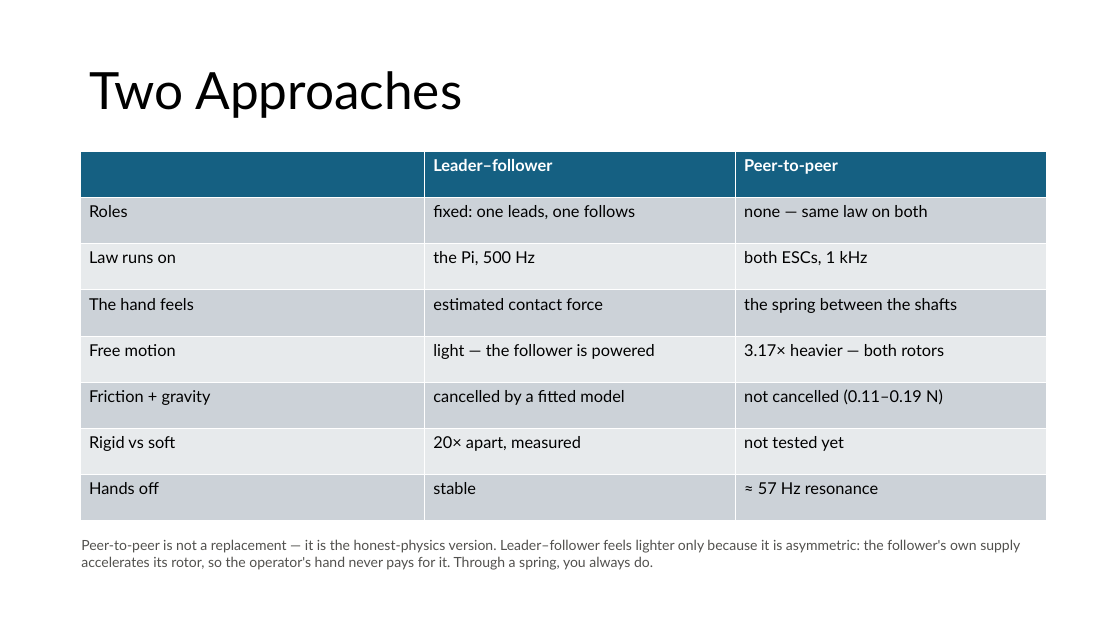
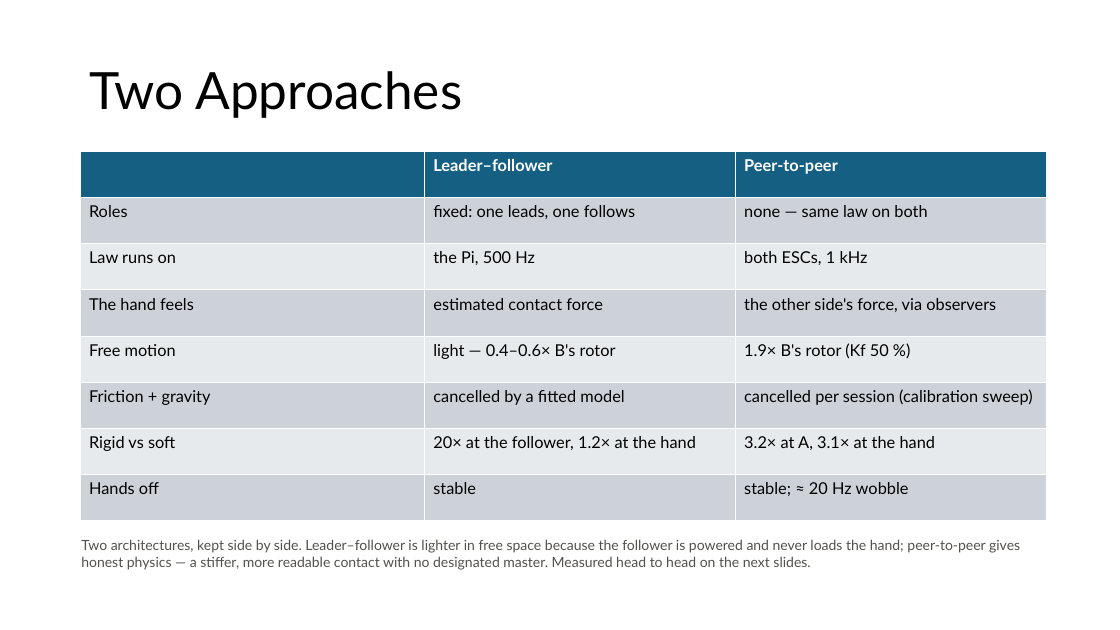
Before and after one commit to JayChintala/1DOF-FOC-Force-Feedback, a slide deck: slide 18 of ESC_based/presentation/Force-Aware Telepresence for Robot Learning.pptx. Drawn at 1120x630 pixels with LibreOffice and Linux fonts; fonts in the diff are those of the drawing. Boxes give left, top, right and bottom in pixels: in the first picture for what was removed or moved away, otherwise in the second. Text is boxed around its words. In the diff, an @@ line names an element or a change of style, - is before the commit and + after.

```diff
--- a/ESC_based/presentation/Force-Aware Telepresence for Robot Learning.pptx
+++ b/ESC_based/presentation/Force-Aware Telepresence for Robot Learning.pptx
@@ table at box(81, 151, 1047, 521) @@
-row 4, column 3: the spring between the shafts
+row 4, column 3: the other side's force, via observers
-row 5, column 2: light — the follower is powered
+row 5, column 2: light — 0.4–0.6× B's rotor
-row 5, column 3: 3.17× heavier — both rotors
+row 5, column 3: 1.9× B's rotor (Kf 50 %)
-row 6, column 3: not cancelled (0.11–0.19 N)
+row 6, column 3: cancelled per session (calibration sweep)
-row 7, column 2: 20× apart, measured
+row 7, column 2: 20× at the follower, 1.2× at the hand
-row 7, column 3: not tested yet
+row 7, column 3: 3.2× at A, 3.1× at the hand
-row 8, column 3: ≈ 57 Hz resonance
+row 8, column 3: stable; ≈ 20 Hz wobble
@@ text at box(81, 539, 1020, 570): text changed @@
-Peer-to-peer is not a replacement — it is the honest-physics version. Leader–follower feels lighter only because it is asymmetric: the follower's own supply accelerates its rotor, so the operator's hand never pays for it. Through a spring, you always do.
+Two architectures, kept side by side. Leader–follower is lighter in free space because the follower is powered and never loads the hand; peer-to-peer gives honest physics — a stiffer, more readable contact with no designated master. Measured head to head on the next slides.
```
Also in this commit, not shown: 3 other slides changed, 5 other files.
